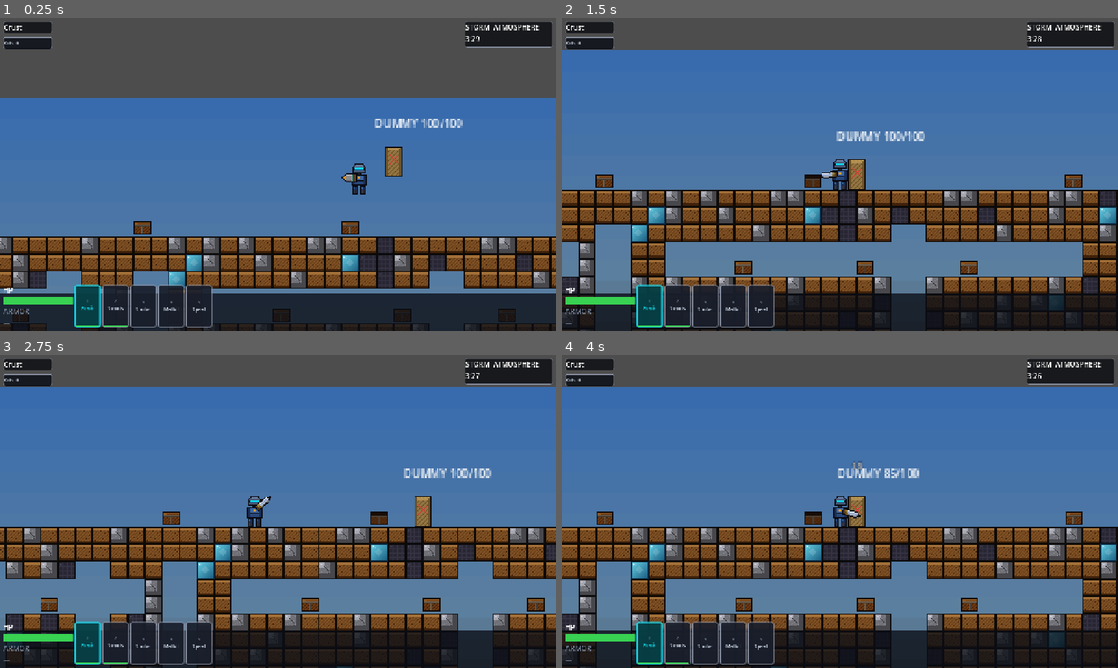
Above: before the commit, frames 1-4 (two rows, left to right).
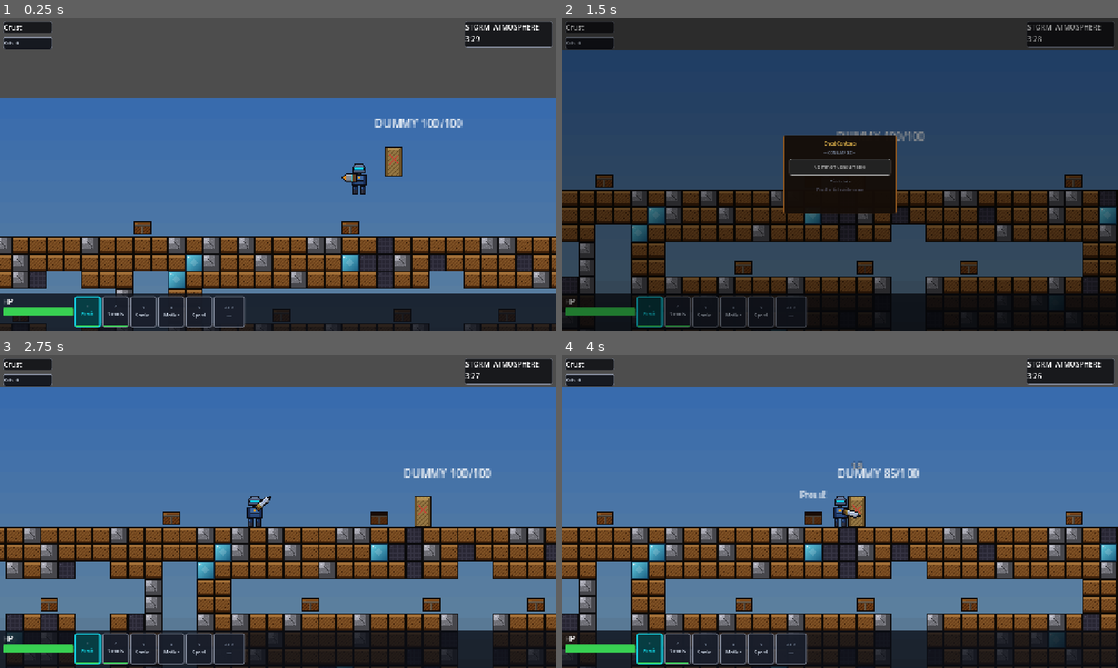
Above: after the commit, the same moments.

Repository: aeridgedev/Faultline-Repository
Game: Godot game, scene res://src/core/Main.tscn
The game is run twice, just before and just after one commit, with the same random seed, the same clock (stepped at 60 frames per second) and the same inputs.
Inputs (mouse positions are in pixels of both pictures, inside the frame that each line leads up to):
- Up to frame 1 (0.25 s): no input
- Up to frame 2 (1.5 s): tap E at 0.5, 1.25 s; move the mouse to (962, 158) at 0.52 s; press the mouse at (962, 158) at 0.53 s; hold D (move_right) from 0.53 s (still down); move the mouse to (728, 190) at 1.27 s; release the mouse at (728, 190) at 1.28 s; right-click (728, 190) at 1.35 s
- Up to frame 3 (2.75 s): click (166, 527) at 1.55 s; tap E at 2 s; move the mouse to (333, 442) at 2.02 s; release D (move_right) at 2.03 s; press the mouse at (333, 442) at 2.03 s; hold A (move_left) from 2.03 s (still down)
- Up to frame 4 (4 s): move the mouse to (812, 574) at 2.77 s; release A (move_left) at 2.78 s; release the mouse at (812, 574) at 2.78 s; hold D (move_right) from 2.78 s (still down); tap Shift (sprint) at 2.85 s; click (812, 574) at 3.05 s; tap E at 3.5 s; move the mouse to (1006, 558) at 3.52 s; hold F from 3.53 s (still down); click (1006, 558) at 3.8 s

The runs differ from the first frame. In frame 1, 1.8% of the frame differs, in the area x 0-45%, y 85-99%; in frame 2, 82%, in the area x 0-100%, y 0-100%; in frame 3, 1.8%; in frame 4, 1.9%.

Commit message:
feat: implement inventory management system, interactive chest looting, and player HUD base

Diff:
--- a/src/systems/inventory/AutoCollect.gd
+++ b/src/systems/inventory/AutoCollect.gd
@@ -28,7 +28,8 @@
 
 
 func _scan_for_drops() -> void:
-	if not _inventory.has_space():
+	# Skip scan only when every slot is full — armor slot counts separately.
+	if not _inventory.has_space() and _inventory.get_armor() != null:
 		return
 	if not LootRestriction.can_loot(_controller.is_drilling(), _controller.is_attacking()):
 		return
@@ -44,12 +45,12 @@
 	if node is LootDrop:
 		var drop := node as LootDrop
 		if my_pos.distance_to(drop.global_position) <= _pickup_radius:
-			if _inventory.has_space():
+			if _inventory.can_add(drop.item_data):
 				var accepted := _inventory.add_item(drop.item_data)
 				if accepted >= 0:
 					drop.consume()
 					return
 	for child in node.get_children():
-		if not _inventory.has_space():
+		if not _inventory.has_space() and _inventory.get_armor() != null:
 			return
 		_collect_nearby(child, my_pos)
--- a/src/systems/inventory/InventoryManager.gd
+++ b/src/systems/inventory/InventoryManager.gd
@@ -72,6 +72,14 @@
 	return false
 
 
+## True if item_data can be accepted — armor items check the dedicated armor slot
+## separately from the hotbar/backpack has_space() check.
+func can_add(item_data: Dictionary) -> bool:
+	if item_data.get("type", "") == "armor" and _slots[ARMOR_SLOT] == null:
+		return true
+	return has_space()
+
+
 func get_armor():
 	return _slots[ARMOR_SLOT]
 
--- a/src/systems/loot/Chest.gd
+++ b/src/systems/loot/Chest.gd
@@ -1,10 +1,9 @@
 ## Faultline — physical chest placed by ChestSpawner.
-## Player walks into range and presses E to open. Spawns a LootDrop in the world
-## and shows a popup with the item name, then switches to an open visual. One-time open.
+## Player walks into range and presses E to open an interactive popup.
+## The item inside is shown as a clickable button that transfers it directly
+## to the player's inventory. Popup closes on E or click outside.
 class_name Chest
 extends Node2D
-
-const LootDropScene := preload("res://src/systems/loot/LootDrop.tscn")
 
 signal chest_opened(chest: Chest)
 
@@ -13,8 +12,10 @@
 var source_layer: Constants.Layer = Constants.Layer.CRUST
 
 var _opened: bool = false
+var _item_taken: bool = false
 var _player_nearby: bool = false
 var _popup_visible: bool = false
+var _inventory: InventoryManager = null
 
 @onready var _sprite: Sprite2D = $Sprite2D
 @onready var _prompt: Label    = $Prompt
@@ -22,8 +23,9 @@
 
 var _popup_layer: CanvasLayer = null
 var _popup_panel: Panel = null
-var _popup_type: Label = null
-var _popup_body: Label = null
+var _category_lbl: Label = null
+var _item_btn: Button = null
+var _status_label: Label = null
 
 
 func _ready() -> void:
@@ -54,14 +56,14 @@
 	img.fill(Color(0, 0, 0, 0))
 
 	if opened:
-		var OP := Color(0.10, 0.05, 0.02)   # dark interior void
-		var WM := Color(0.32, 0.17, 0.06)   # muted body wood
+		var OP := Color(0.10, 0.05, 0.02)
+		var WM := Color(0.32, 0.17, 0.06)
 		for y in H:
 			for x in W:
 				if x == 0 or y == 0 or x == W - 1 or y == H - 1:
 					img.set_pixel(x, y, K)
 				elif y <= 3:
-					img.set_pixel(x, y, OP)   # open lid = interior void
+					img.set_pixel(x, y, OP)
 				elif y == 4:
 					img.set_pixel(x, y, BN)
 				elif (x == 7 or x == 8) and y > 4:
@@ -103,38 +105,45 @@
 	_popup_layer.visible = false
 	add_child(_popup_layer)
 
-	# Add Panel to the layer FIRST so anchors resolve against the viewport.
+	# Dim backdrop — clicking it closes the popup. Added first so the panel renders on top.
+	var backdrop := ColorRect.new()
+	backdrop.set_anchors_preset(Control.PRESET_FULL_RECT)
+	backdrop.color = Color(0, 0, 0, 0.42)
+	backdrop.mouse_filter = Control.MOUSE_FILTER_STOP
+	backdrop.gui_input.connect(func(event: InputEvent) -> void:
+		if event is InputEventMouseButton and event.pressed and event.button_index == MOUSE_BUTTON_LEFT:
+			_close_popup())
+	_popup_layer.add_child(backdrop)
+
+	# Centered panel — 260×180.
 	_popup_panel = Panel.new()
-	_popup_layer.add_child(_popup_panel)
-
-	# 220×88 panel, centered on screen via 0.5 anchors + pixel offsets.
 	_popup_panel.anchor_left   = 0.5
 	_popup_panel.anchor_right  = 0.5
 	_popup_panel.anchor_top    = 0.5
 	_popup_panel.anchor_bottom = 0.5
-	_popup_panel.offset_left   = -110.0
-	_popup_panel.offset_right  =  110.0
-	_popup_panel.offset_top    = -44.0
-	_popup_panel.offset_bottom =  44.0
-
-	var style := StyleBoxFlat.new()
-	style.bg_color = Color(0.08, 0.05, 0.03, 0.94)
-	style.set_border_width_all(1)
-	style.border_color = Color(0.56, 0.34, 0.12)
-	style.set_corner_radius_all(3)
-	_popup_panel.add_theme_stylebox_override("panel", style)
-
-	# Add MarginContainer to Panel FIRST, then set FULL_RECT preset.
+	_popup_panel.offset_left   = -130.0
+	_popup_panel.offset_right  =  130.0
+	_popup_panel.offset_top    = -90.0
+	_popup_panel.offset_bottom =  90.0
+
+	var panel_style := StyleBoxFlat.new()
+	panel_style.bg_color = Color(0.08, 0.05, 0.03, 0.96)
+	panel_style.set_border_width_all(1)
+	panel_style.border_color = Color(0.56, 0.34, 0.12)
+	panel_style.set_corner_radius_all(3)
+	_popup_panel.add_theme_stylebox_override("panel", panel_style)
+	_popup_layer.add_child(_popup_panel)
+
 	var margin := MarginContainer.new()
 	_popup_panel.add_child(margin)
 	margin.set_anchors_and_offsets_preset(Control.PRESET_FULL_RECT)
-	margin.add_theme_constant_override("margin_left",   10)
-	margin.add_theme_constant_override("margin_right",  10)
-	margin.add_theme_constant_override("margin_top",     8)
-	margin.add_theme_constant_override("margin_bottom",  8)
+	margin.add_theme_constant_override("margin_left",   14)
+	margin.add_theme_constant_override("margin_right",  14)
+	margin.add_theme_constant_override("margin_top",    12)
+	margin.add_theme_constant_override("margin_bottom", 12)
 
 	var vbox := VBoxContainer.new()
-	vbox.add_theme_constant_override("separation", 6)
+	vbox.add_theme_constant_override("separation", 8)
 	margin.add_child(vbox)
 
 	var title := Label.new()
@@ -144,26 +153,106 @@
 	title.add_theme_color_override("font_color", Color(0.90, 0.72, 0.30))
 	vbox.add_child(title)
 
-	_popup_type = Label.new()
-	_popup_type.text = ""
-	_popup_type.horizontal_alignment = HORIZONTAL_ALIGNMENT_CENTER
-	_popup_type.add_theme_font_size_override("font_size", 7)
-	_popup_type.add_theme_color_override("font_color", Color(0.45, 0.50, 0.58))
-	vbox.add_child(_popup_type)
-
-	_popup_body = Label.new()
-	_popup_body.text = ""
-	_popup_body.horizontal_alignment = HORIZONTAL_ALIGNMENT_CENTER
-	_popup_body.add_theme_font_size_override("font_size", 10)
-	_popup_body.add_theme_color_override("font_color", Color(0.65, 0.65, 0.65))
-	vbox.add_child(_popup_body)
+	_category_lbl = Label.new()
+	_category_lbl.text = ""
+	_category_lbl.horizontal_alignment = HORIZONTAL_ALIGNMENT_CENTER
+	_category_lbl.add_theme_font_size_override("font_size", 8)
+	_category_lbl.add_theme_color_override("font_color", Color(0.45, 0.50, 0.58))
+	vbox.add_child(_category_lbl)
+
+	_item_btn = Button.new()
+	_item_btn.custom_minimum_size = Vector2(0, 38)
+	_item_btn.add_theme_font_size_override("font_size", 11)
+	_item_btn.pressed.connect(_on_item_pressed)
+	vbox.add_child(_item_btn)
+
+	_status_label = Label.new()
+	_status_label.text = ""
+	_status_label.horizontal_alignment = HORIZONTAL_ALIGNMENT_CENTER
+	_status_label.add_theme_font_size_override("font_size", 8)
+	vbox.add_child(_status_label)
 
 	var hint := Label.new()
-	hint.text = "Press E to close"
+	hint.text = "Press E or click outside to close"
 	hint.horizontal_alignment = HORIZONTAL_ALIGNMENT_CENTER
 	hint.add_theme_font_size_override("font_size", 7)
-	hint.add_theme_color_override("font_color", Color(0.40, 0.40, 0.40))
+	hint.add_theme_color_override("font_color", Color(0.32, 0.32, 0.38))
 	vbox.add_child(hint)
+
+
+func _setup_item_button() -> void:
+	if _item_btn == null:
+		return
+	if item_data.is_empty():
+		item_data = LootTable.roll(source_layer)
+
+	var type_str: String = item_data.get("type", "item")
+	var cls_id: int      = item_data.get("item_class", -1)
+	var tier: int        = item_data.get("tier", Constants.Tier.COMMON)
+	var tier_name: String = Constants.TIER_NAMES.get(tier, "Common")
+	var tier_col: Color   = Constants.TIER_COLORS.get(tier, Color(0.82, 0.86, 0.92))
+
+	if _category_lbl != null:
+		_category_lbl.text = _category_label(type_str)
+
+	_item_btn.text = "%s %s" % [tier_name, _item_name(type_str, cls_id)]
+	_style_item_button(tier_col)
+	_refresh_button_state()
+
+
+func _style_item_button(tier_col: Color) -> void:
+	var mk_box := func(bg: Color, border: Color, bw: int) -> StyleBoxFlat:
+		var s := StyleBoxFlat.new()
+		s.bg_color = bg
+		s.set_border_width_all(bw)
+		s.border_color = border
+		s.set_corner_radius_all(3)
+		return s
+
+	_item_btn.add_theme_stylebox_override("normal",
+		mk_box.call(tier_col.darkened(0.78), tier_col, 1))
+	_item_btn.add_theme_stylebox_override("hover",
+		mk_box.call(tier_col.darkened(0.58), tier_col.lightened(0.18), 2))
+	_item_btn.add_theme_stylebox_override("pressed",
+		mk_box.call(tier_col.darkened(0.48), tier_col, 2))
+	_item_btn.add_theme_stylebox_override("disabled",
+		mk_box.call(Color(0.10, 0.10, 0.12, 0.70), Color(0.30, 0.30, 0.34, 0.55), 1))
+
+	_item_btn.add_theme_color_override("font_color", tier_col.lightened(0.20))
+	_item_btn.add_theme_color_override("font_hover_color", Color(1, 1, 1, 0.92))
+	_item_btn.add_theme_color_override("font_pressed_color", tier_col.lightened(0.30))
+	_item_btn.add_theme_color_override("font_disabled_color", Color(0.38, 0.38, 0.40))
+
+
+func _refresh_button_state() -> void:
+	if _item_btn == null:
+		return
+	if _item_taken:
+		_item_btn.disabled = true
+		_item_btn.tooltip_text = ""
+		_status_label.text = "Item taken"
+		_status_label.add_theme_color_override("font_color", Color(0.28, 0.72, 0.32))
+		return
+	if _inventory == null or not _inventory.can_add(item_data):
+		_item_btn.disabled = true
+		_item_btn.tooltip_text = "Inventory Full"
+		_status_label.text = "Inventory Full"
+		_status_label.add_theme_color_override("font_color", Color(0.82, 0.28, 0.22))
+	else:
+		_item_btn.disabled = false
+		_item_btn.tooltip_text = ""
+		_status_label.text = "Click to take"
+		_status_label.add_theme_color_override("font_color", Color(0.45, 0.50, 0.58))
+
+
+func _on_item_pressed() -> void:
+	if _item_taken or _inventory == null:
+		return
+	var result: int = _inventory.add_item(item_data)
+	if result >= 0:
+		_item_taken = true
+	# Always refresh — if add_item returned -1, inventory filled between state check and click.
+	_refresh_button_state()
 
 
 func _unhandled_input(event: InputEvent) -> void:
@@ -173,21 +262,26 @@
 	if _popup_visible:
 		_close_popup()
 		get_viewport().set_input_as_handled()
-	elif not _opened and _player_nearby:
-		_open()
+	elif _player_nearby:
+		if not _opened:
+			_open()
+		else:
+			_show_popup()   # re-open popup for an already-opened chest
 		get_viewport().set_input_as_handled()
 
 
 func _on_body_entered(body: Node) -> void:
 	if body is PlayerController:
 		_player_nearby = true
-		if not _opened:
+		_inventory = body.get_node_or_null("InventoryManager") as InventoryManager
+		if not _popup_visible:
 			_prompt.visible = true
 
 
 func _on_body_exited(body: Node) -> void:
 	if body is PlayerController:
 		_player_nearby = false
+		_inventory = null
 		_prompt.visible = false
 		if _popup_visible:
 			_close_popup()
@@ -197,39 +291,27 @@
 	if _opened:
 		return
 	_opened = true
-	_prompt.visible = false
 	_build_chest_sprite(true)
-	_spawn_loot_drop()
+	_setup_item_button()
 	_show_popup()
 	chest_opened.emit(self)
 
 
-func _spawn_loot_drop() -> void:
-	if item_data.is_empty():
-		item_data = LootTable.roll(source_layer)
-
-	var drop := LootDropScene.instantiate() as LootDrop
-	if drop == null:
-		push_error("[Chest] LootDrop.tscn failed to instantiate")
-		return
-	drop.item_data = item_data
-	drop.source_layer = source_layer
-	# Place the drop one tile above the chest so it lands on the surface.
-	get_parent().add_child(drop)
-	drop.global_position = global_position + Vector2(0.0, -float(Constants.TILE_SIZE))
-
-	if _popup_body != null:
-		var tier_name: String = Constants.TIER_NAMES.get(item_data.get("tier", Constants.Tier.COMMON), "Common")
-		var type_str: String = item_data.get("type", "item")
-		var cls_id: int = item_data.get("item_class", -1)
-		var tier_col: Color = Constants.TIER_COLORS.get(item_data.get("tier", Constants.Tier.COMMON), Color(0.82, 0.86, 0.92))
-		if _popup_type != null:
-			_popup_type.text = _category_label(type_str)
-		_popup_body.text = "%s %s" % [tier_name, _item_name(type_str, cls_id)]
-		_popup_body.add_theme_color_override("font_color", tier_col)
-
-
-# Short category tag shown above the item name, e.g. "— DRILL —"
+func _show_popup() -> void:
+	_refresh_button_state()
+	_popup_visible = true
+	_popup_layer.visible = true
+	_prompt.visible = false
+
+
+func _close_popup() -> void:
+	_popup_visible = false
+	_popup_layer.visible = false
+	if _player_nearby:
+		_prompt.visible = true
+
+
+# Short category tag shown above the button, e.g. "— DRILL —"
 func _category_label(type_str: String) -> String:
 	match type_str:
 		"drill":      return "— DRILL —"
@@ -238,10 +320,9 @@
 		"relic":      return "— RELIC —"
 		"throwable":  return "— THROWABLE —"
 		"consumable": return "— CONSUMABLE —"
-	return ("— %s —" % type_str.to_upper())
-
-
-# Human-readable item name, e.g. "Common Precision" for a drill, "Common Swords" for a weapon.
+	return "— %s —" % type_str.to_upper()
+
+
 func _item_name(type_str: String, cls_id: int) -> String:
 	match type_str:
 		"drill":      return Constants.DRILL_CLASS_NAMES.get(cls_id, "?")
@@ -251,13 +332,3 @@
 		"throwable":  return Constants.THROWABLE_NAMES.get(cls_id, "?")
 		"consumable": return "Consumable"
 	return type_str.capitalize()
-
-
-func _show_popup() -> void:
-	_popup_visible = true
-	_popup_layer.visible = true
-
-
-func _close_popup() -> void:
-	_popup_visible = false
-	_popup_layer.visible = false
--- a/src/ui/HUD.gd
+++ b/src/ui/HUD.gd
@@ -21,6 +21,11 @@
 var _inventory: InventoryManager = null
 var _player: PlayerController = null
 
+# Armor slot panel — built in code, appended to _bottom_hud after the hotbar.
+var _armor_panel: PanelContainer = null
+var _armor_cls_label: Label = null
+var _armor_panel_style: StyleBoxFlat = null
+
 const _COLOR_SLOT_NORMAL := Color(0.10, 0.12, 0.17, 0.92)
 const _COLOR_SLOT_ACTIVE := Color(0.08, 0.88, 0.96, 0.95)
 const _COLOR_SLOT_BORDER_NORMAL := Color(0.55, 0.58, 0.65, 0.90)
@@ -35,6 +40,7 @@
 	_inventory = player.get_node("InventoryManager")
 
 	_build_hotbar_slots()
+	_build_armor_slot()
 	_style_health_bar()
 	_style_panels()
 
@@ -146,6 +152,61 @@
 		_slot_dur_fills.append(dur_fill)
 
 	_highlight_slot(0)
+
+
+# --- Armor slot panel ---
+
+func _build_armor_slot() -> void:
+	_armor_label.visible = false   # hide the tscn label; panel replaces it
+
+	_armor_panel = PanelContainer.new()
+	_armor_panel.custom_minimum_size = Vector2(72, 60)
+
+	var col := VBoxContainer.new()
+
+	var inner := VBoxContainer.new()
+	inner.alignment = BoxContainer.ALIGNMENT_CENTER
+	inner.size_flags_vertical = Control.SIZE_EXPAND_FILL
+
+	var hdr := Label.new()
+	hdr.text = "ARM"
+	hdr.horizontal_alignment = HORIZONTAL_ALIGNMENT_CENTER
+	hdr.add_theme_font_size_override("font_size", 9)
+	hdr.add_theme_color_override("font_color", Color(0.45, 0.50, 0.58))
+
+	_armor_cls_label = Label.new()
+	_armor_cls_label.text = "—"
+	_armor_cls_label.horizontal_alignment = HORIZONTAL_ALIGNMENT_CENTER
+	_armor_cls_label.add_theme_font_size_override("font_size", 10)
+	_armor_cls_label.add_theme_color_override("font_color", Color(0.45, 0.50, 0.58))
+	_armor_cls_label.autowrap_mode = TextServer.AUTOWRAP_WORD_SMART
+	_armor_cls_label.custom_minimum_size = Vector2(66, 0)
+
+	inner.add_child(hdr)
+	inner.add_child(_armor_cls_label)
+	col.add_child(inner)
+	_armor_panel.add_child(col)
+	_bottom_hud.add_child(_armor_panel)
+
+	_armor_panel_style = StyleBoxFlat.new()
+	_armor_panel_style.bg_color = _COLOR_SLOT_NORMAL
+	_armor_panel_style.set_corner_radius_all(4)
+	_armor_panel_style.set_border_width_all(2)
+	_armor_panel_style.border_color = _COLOR_SLOT_BORDER_NORMAL
+	_armor_panel.add_theme_stylebox_override("panel", _armor_panel_style)
+
+
+func _set_armor_slot_style(equipped: bool, tier: int) -> void:
+	if _armor_panel_style == null or _armor_panel == null:
+		return
+	if equipped:
+		var tc: Color = Constants.TIER_COLORS.get(tier, Color(0.82, 0.86, 0.92))
+		_armor_panel_style.bg_color = tc.darkened(0.82)
+		_armor_panel_style.border_color = tc
+	else:
+		_armor_panel_style.bg_color = _COLOR_SLOT_NORMAL
+		_armor_panel_style.border_color = _COLOR_SLOT_BORDER_NORMAL
+	_armor_panel.add_theme_stylebox_override("panel", _armor_panel_style)
 
 
 # --- Signal handlers ---
@@ -208,15 +269,19 @@
 
 
 func _refresh_armor(item) -> void:
+	if _armor_cls_label == null:
+		return
 	if item == null:
-		_armor_label.text = "ARMOR\n—"
-		_armor_label.add_theme_color_override("font_color", Color(0.45, 0.50, 0.58))
+		_armor_cls_label.text = "—"
+		_armor_cls_label.add_theme_color_override("font_color", Color(0.45, 0.50, 0.58))
+		_set_armor_slot_style(false, Constants.Tier.COMMON)
 		return
 	var cls_name: String = Constants.ARMOR_CLASS_NAMES.get(item.get("item_class", -1), "?")
-	var tier_name: String = Constants.TIER_NAMES.get(item.get("tier", -1), "?")
-	_armor_label.text = "ARMOR\n%s\n%s" % [tier_name, cls_name]
-	var tier_col: Color = Constants.TIER_COLORS.get(item.get("tier", Constants.Tier.COMMON), Color(0.82, 0.86, 0.92))
-	_armor_label.add_theme_color_override("font_color", tier_col)
+	var tier: int = item.get("tier", Constants.Tier.COMMON)
+	var tier_col: Color = Constants.TIER_COLORS.get(tier, Color(0.82, 0.86, 0.92))
+	_armor_cls_label.text = cls_name
+	_armor_cls_label.add_theme_color_override("font_color", tier_col)
+	_set_armor_slot_style(true, tier)
 
 
 ## Shows or hides the durability bar for a hotbar slot and connects the signal.
